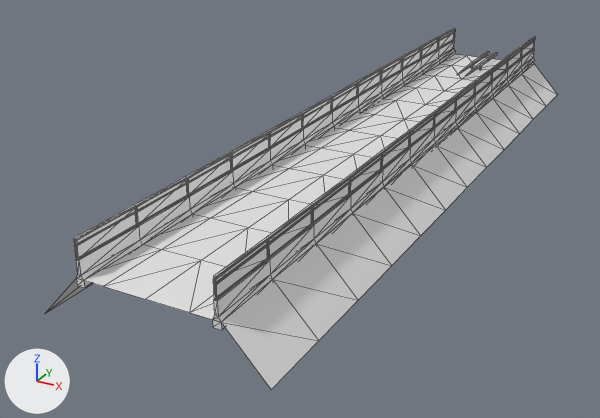
Two versions of the OBJ model Resources/Meshes/10m/Slope_Node_Pavement_Steel.obj, one commit apart.
One viewpoint serves both versions: a 50 mm camera at (26.7, -62.9, 22.9) aimed at (-4.9, -5.5, -5.8). The lights are fixed; the arrows at lower left show +X, +Y and +Z. Mesh edges are drawn as thin lines. Where no turn or scale is listed for an object, it has been applied to the vertices.

Objects in the first picture: 'Slope_Node_Pavement_Steel'.
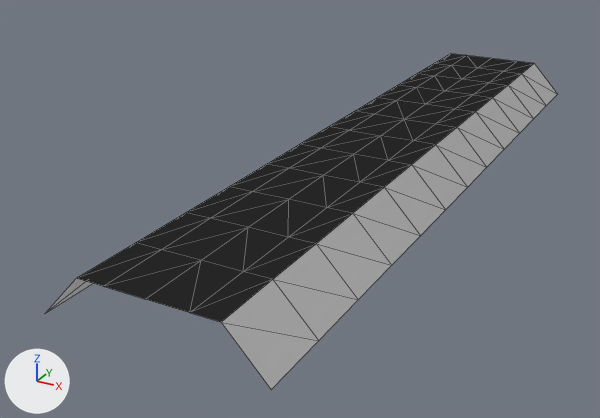
Boxes [x1, y1, x2, y2] around the edits, measured in the pictures (600 x 418 px):
'Slope_Node_Pavement_Steel', reshaped (7% shorter)
    before: [46, 28, 558, 390]
    after: [46, 53, 557, 390]
part 1 of me_slope_node_pavement_steel, deleted
    before: [74, 28, 536, 301]
part 2 of me_slope_node_pavement_steel, deleted
    before: [76, 40, 535, 330]

The edits, one by one:
me_slope_node_pavement_steel is used by ob_slope_node_pavement_steel; location (0.0, 0.0, 0.0).
me_slope_node_pavement_steel had 903 vertices, 1444 faces and spanned x -8.0..8.0, y -32.0..32.0, z -3.2..3.1.
me_slope_node_pavement_steel now has 91 vertices, 144 faces and spans x -8.0..8.0, y -32.0..32.0, z -3.2..0.0.
me_slope_node_pavement_steel part 1: 38 loose pieces with 608 vertices, spanning x -4.8..4.8, y -32.0..32.0, z 0.0..3.1, are deleted.
Part 2, on me_slope_node_pavement_steel:
204 vertices are removed from x -5.0..5.0, y -32.0..32.0, z -0.5..1.7.
408 faces are deleted.
